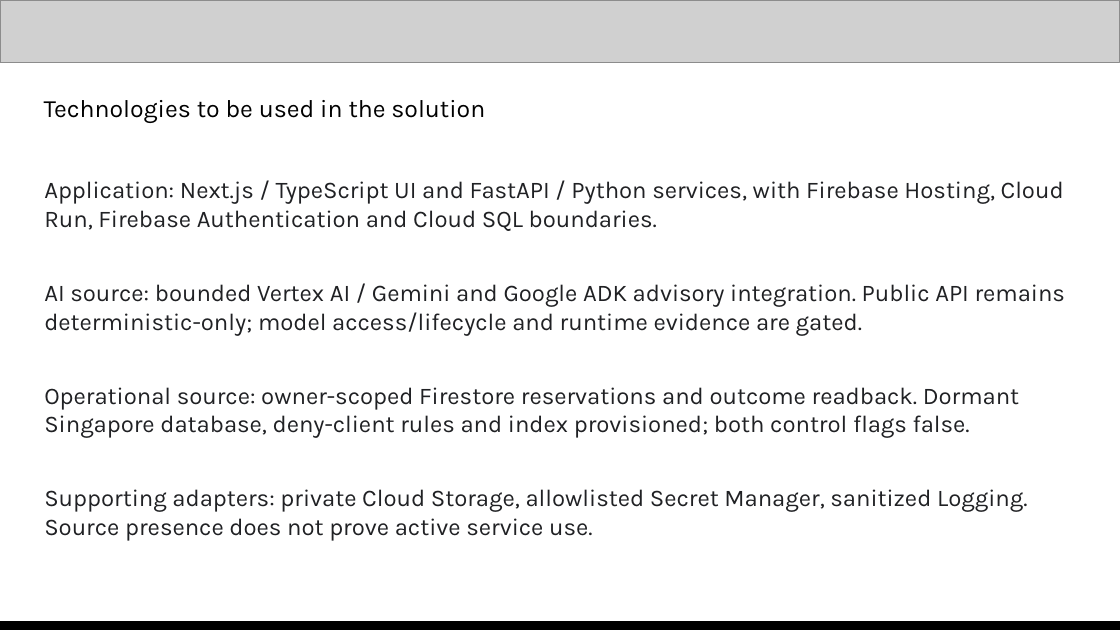
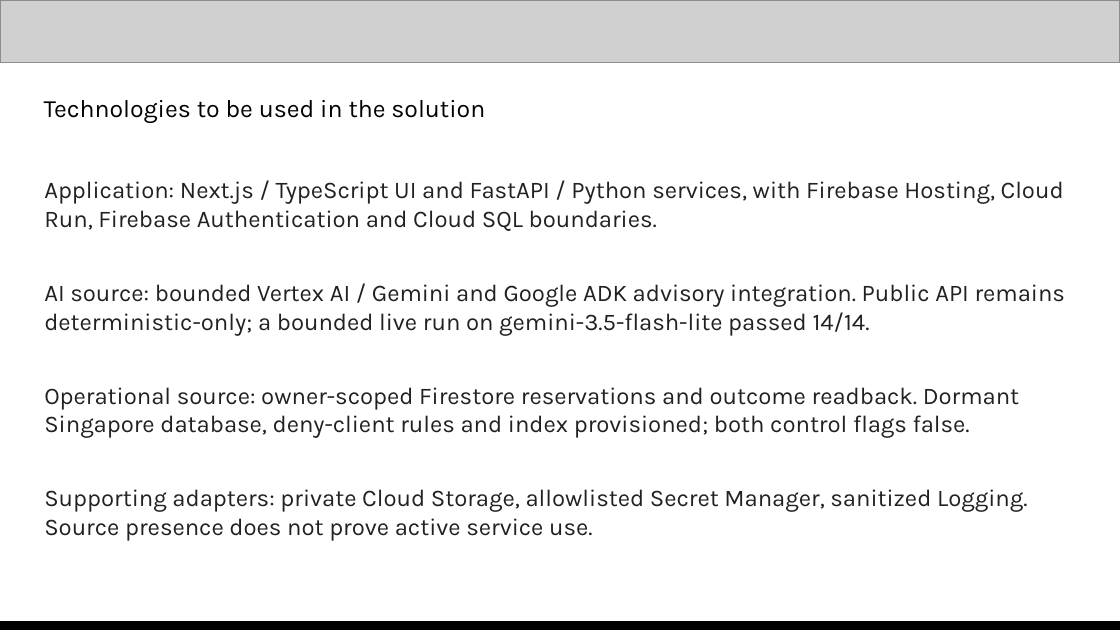
Before and after one commit to JEMathew/movers-and-ledgers, a slide deck: slide 9 of docs/submission/assets/movebooks-final-deck.pptx. Drawn at 1120x630 pixels with LibreOffice and Linux fonts; fonts in the diff are those of the drawing; grey boxes stand for pictures. Boxes give left, top, right and bottom in pixels: in the first picture for what was removed or moved away, otherwise in the second. Text is boxed around its words. In the diff, an @@ line names an element or a change of style, - is before the commit and + after.

```diff
--- a/docs/submission/assets/movebooks-final-deck.pptx
+++ b/docs/submission/assets/movebooks-final-deck.pptx
@@ text at [44, 284, 1065, 336]: text changed @@
-AI source: bounded Vertex AI / Gemini and Google ADK advisory integration. Public API remains deterministic-only; model access/lifecycle and runtime evidence are gated.
+AI source: bounded Vertex AI / Gemini and Google ADK advisory integration. Public API remains deterministic-only; a bounded live run on gemini-3.5-flash-lite passed 14/14.
```
Also in this commit, not shown: 4 other slides changed, 7 other files.
